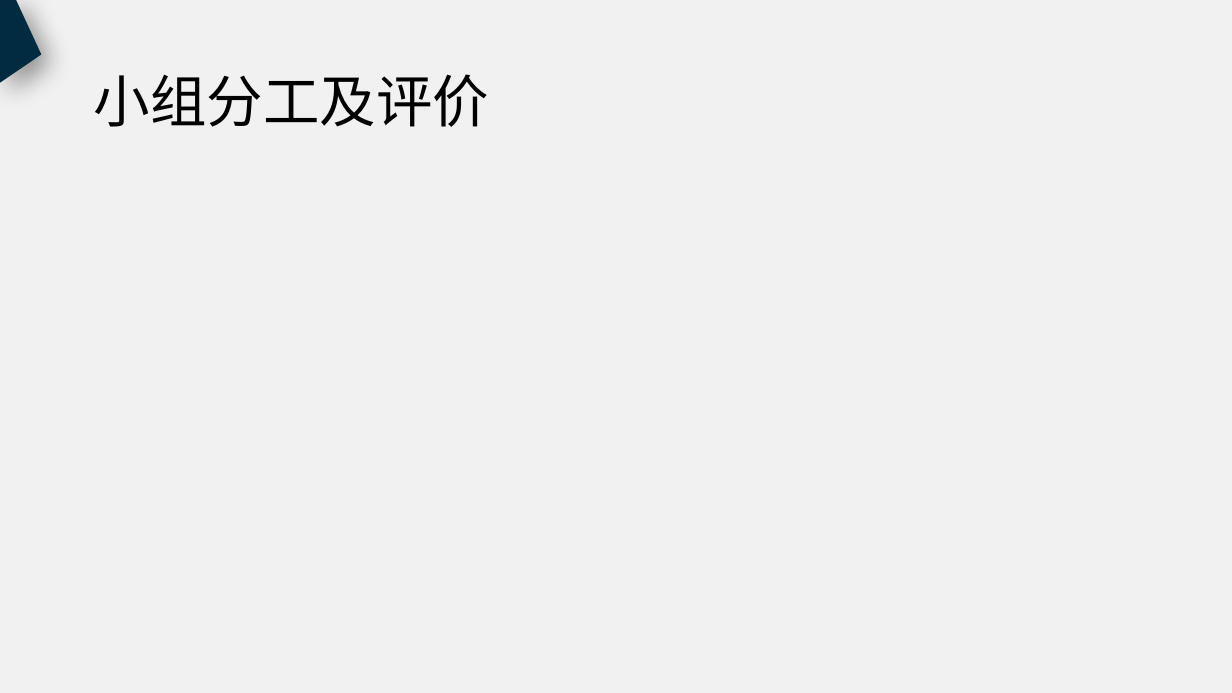
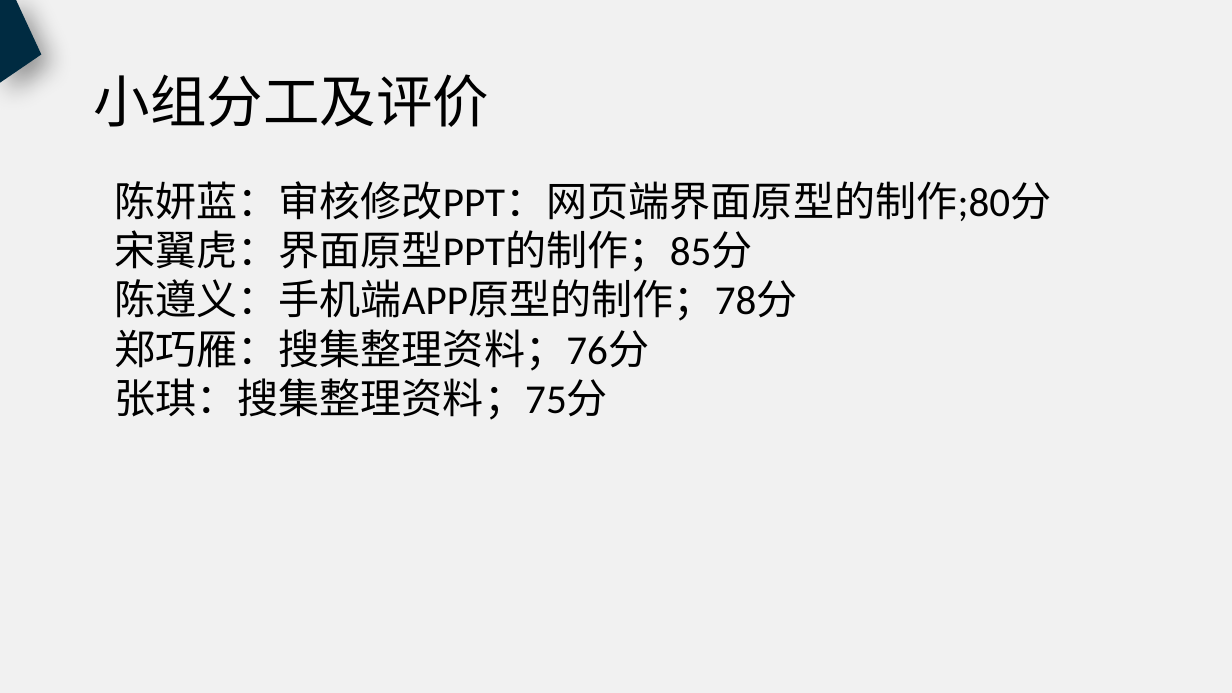
Before and after one commit to PRD2018-G18/PRD2018, a slide deck: slide 57 of 非受控文档/过程文档/UML基础2/UML基础2.pptx (slide 55 before the commit). Drawn at 1232x693 pixels with LibreOffice and Linux fonts; fonts in the diff are those of the drawing. Boxes give left, top, right and bottom in pixels: in the first picture for what was removed or moved away, otherwise in the second. Text is boxed around its words. In the diff, an @@ line names an element or a change of style, - is before the commit and + after.

Commit message:
审核修改UML基础2界面原型PPT

```diff
--- a/非受控文档/过程文档/UML基础2/UML基础2.pptx
+++ b/非受控文档/过程文档/UML基础2/UML基础2.pptx
@@ text added at [114, 181, 1051, 420], 32 pt, text #000000 @@
+陈妍蓝：审核修改PPT：网页端界面原型的制作;80分
+宋翼虎：界面原型PPT的制作；85分
+陈遵义：手机端APP原型的制作；78分
+郑巧雁：搜集整理资料；76分
+张琪：搜集整理资料；75分
```
Also in this commit, not shown: 24 other slides changed, 3 slides added, 1 slide removed.
